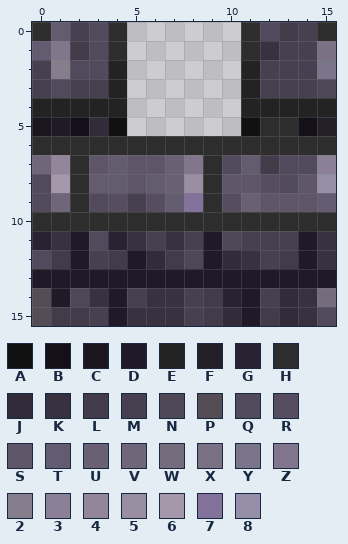
One commit to this pixel-art sprite: dungeon/assets/dungeon/default/wall/t_inner_top.png. Above, as it was before the edit.
The file is 16x16 pixels. Colours within 5 levels of each other are drawn and written as one.
Palette (. is transparent): A #111111  B #140f19  C #1a151f  D #201928  E #232323  F #231f29  G #292232  H #2d2d2d  J #322b3a  K #373140  L #413b4a  M #474050  N #4d4756  P #554d55  Q #51495c  R #574d61  S #5e5568  T #635b6f  U #696073  V #6f6679  W #756c7e  X #7b7184  Y #7b758b  Z #81768b  2 #877e8d  3 #8b8095  4 #93869c  5 #9a8fa2  6 #a498aa  7 #82729c  8 #958ea9
Pixels before, first column x 0:
 0 HTMQH......HQLMH
 1 TZLQH......HKMMX
 2 M2QQE......EMMMY
 3 MQMME......EMMMN
 4 EEEEE......EEEEE
 5 CDBJA......AHHBF
 6 HHHHHHHHHHHHHHHH
 7 V4HSTSSUZHQTLQQ3
 8 Q6HTTSTU5HSSRQS8
 9 QVHQRMRT7HRUSSST
10 HHHHHHHHHHHHHHHH
11 GKDQGKMKMDNMMMDK
12 QLDMLDJLNDJKMLDK
13 DDDDDDDDDDDDDDDD
14 PDNKDMKKMLGDMJKW
15 PLLMDKKKMLJDLJKQ
The same view after the edit:
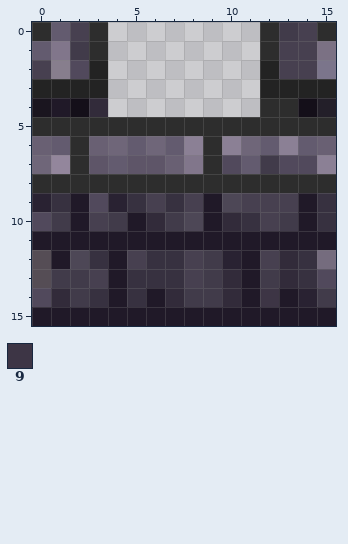
Colours new in this view: 9 #3d3545
What changed:
Changed rows in their new state; - is an unchanged pixel.
first column x 0:
 0 ---H.------.H---
 1 ---H.------.H---
 2 ---E.------.E---
 3 EEEE.------.EEEE
 4 CDBJ.------.HHBF
 5 HHHHHHHHHHHH--HH
 6 UT-UVTVT3-3VT3TU
 8 HH-HHHHHH-HHHHHH
 9 GKD-GKMKMDNMMMDK
10 QLDMLDJLNDJKMLDK
11 DD-DDDDDD-DDDD-D
12 PDNKDMKKMLGD-JKW
13 PLLM-KKKMLJ-LJKQ
14 QJL--KDJL-J-9DGL
15 DDDD-DDDDDD-DDDD
Where, in picture pixels (left, top, right, bottom), the same in both pictures:
changed: (32, 22, 336, 326)
